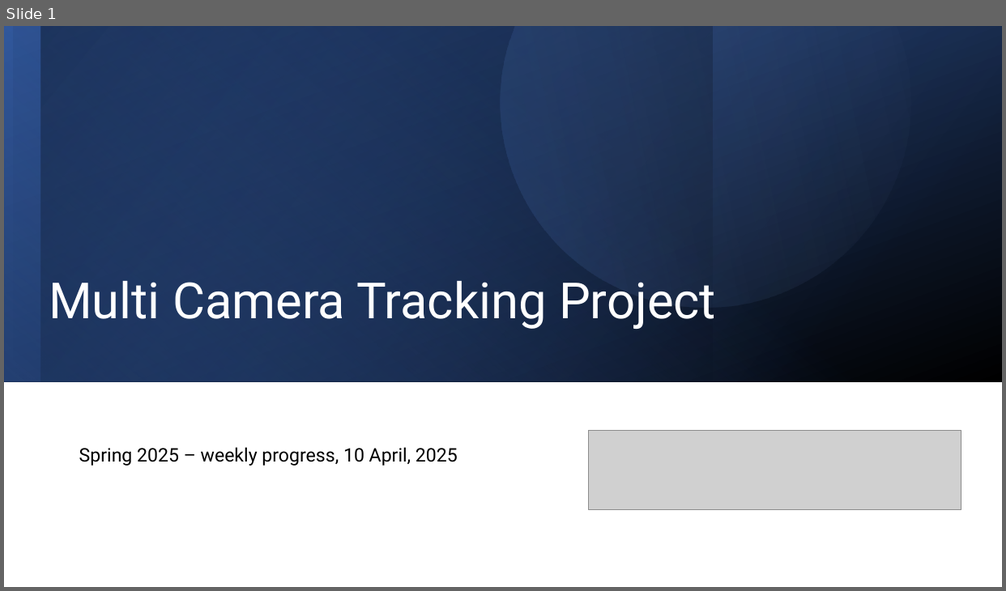
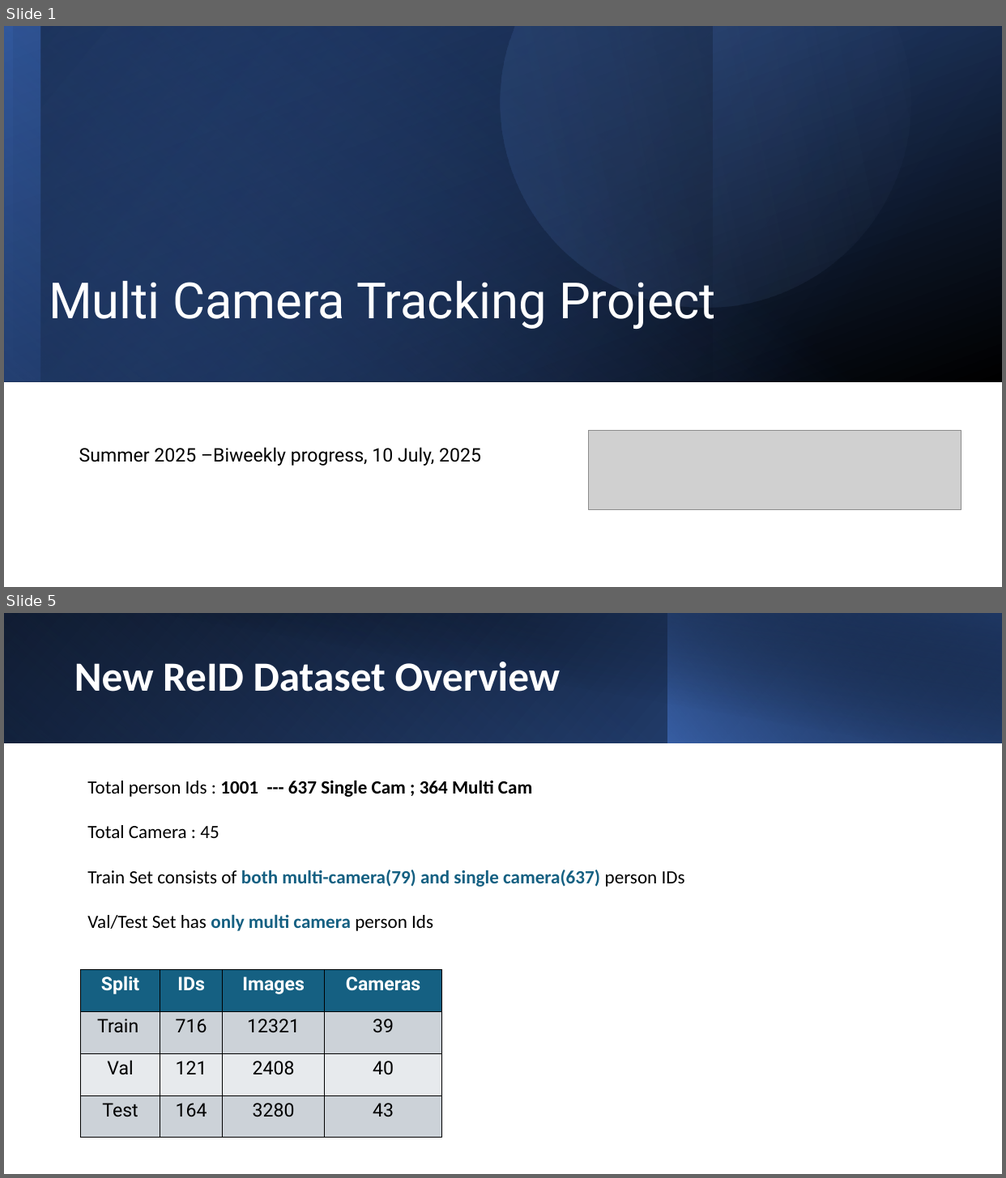
Before and after one commit to ManishGovind/transfer, a slide deck: Temp.pptx. Shown one above the other, each under a label of ours: slide 1 before the commit, slides 1 and 5 after it; the slides between them are not shown. The pictures are 1006x591 and 1006x1178 pixels, drawn with LibreOffice and Linux fonts; fonts in the diff are those of the drawing; grey boxes stand for pictures. Boxes give left, top, right and bottom in pixels: in the first picture for what was removed or moved away, otherwise in the second. Text is boxed around its words. In the diff, an @@ line names an element or a change of style, - is before the commit and + after.

Commit message:
Added 10 July updates

```diff
--- a/Temp.pptx
+++ b/Temp.pptx
@@ slide 5 added at [4, 613, 1002, 1174], background #FFFFFF @@
@@ rectangle added at [4, 613, 1002, 743], fill gradient #000000 to #2F5496 @@
@@ rectangle added at [4, 613, 669, 743], fill gradient #4472C4 to #1F3864 @@
@@ rectangle added at [41, 613, 1002, 744], fill gradient #000000 to #1F3864 @@
@@ rectangle added at [668, 613, 1002, 743], fill gradient #4472C4 to #000000 @@
@@ title added at [74, 662, 560, 692], 40 pt, text #FFFFFF, bold @@
+New ReID Dataset Overview
@@ text added at [87, 780, 685, 931], 18 pt, text #000000, bold @@
+Total person Ids : 1001 --- 637 Single Cam ; 364 Multi Cam
+Total Camera : 45
+Train Set consists of both multi-camera(79) and single camera(637) person IDs
+Val/Test Set has only multi camera person Ids
@@ table added at [80, 969, 441, 1138], 4 rows, 4 columns @@
+Split | IDs | Images | Cameras
+Train | 716 | 12321 | 39
+Val | 121 | 2408 | 40
+Test | 164 | 3280 | 43
@@ slide 1 changed as well @@
@@ text at [79, 447, 481, 466]: text changed @@
-Spring 2025 – weekly progress, 10 April, 2025
+Summer 2025 –Biweekly progress, 10 July, 2025
```
Also in this commit, not shown: 1 other slide changed, 20 other slides added, 22 slides removed.
